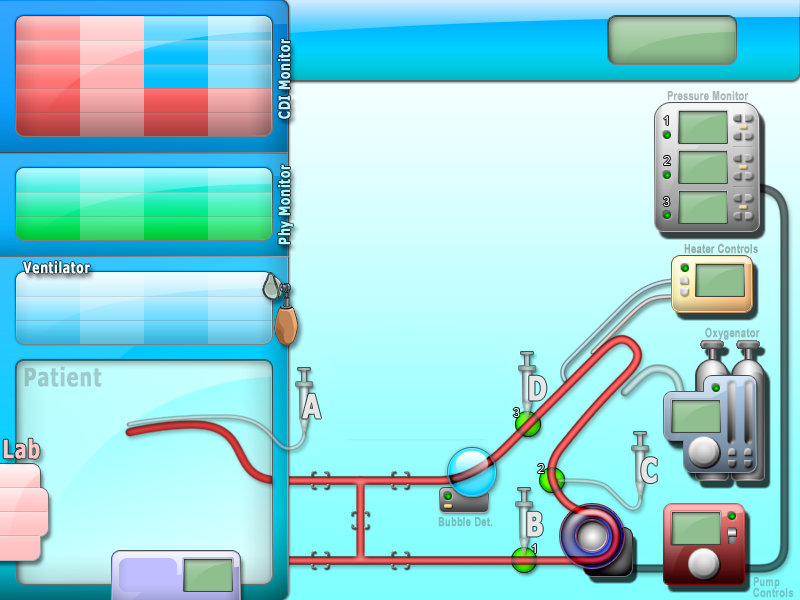
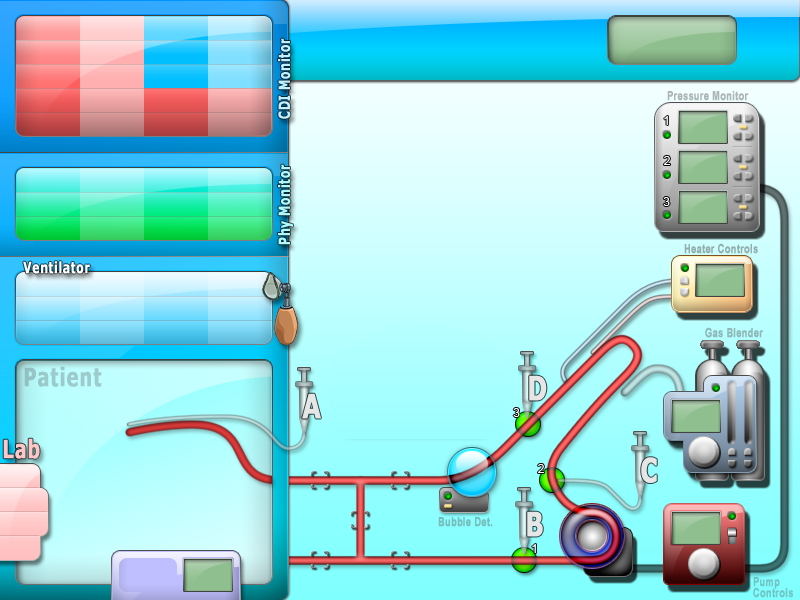
Comparing the layer stacks of the two 800 x 600 images. Changes:
renamed "Oxygenator" to "Gas Blender", painted on it over [705, 327, 763, 340]
